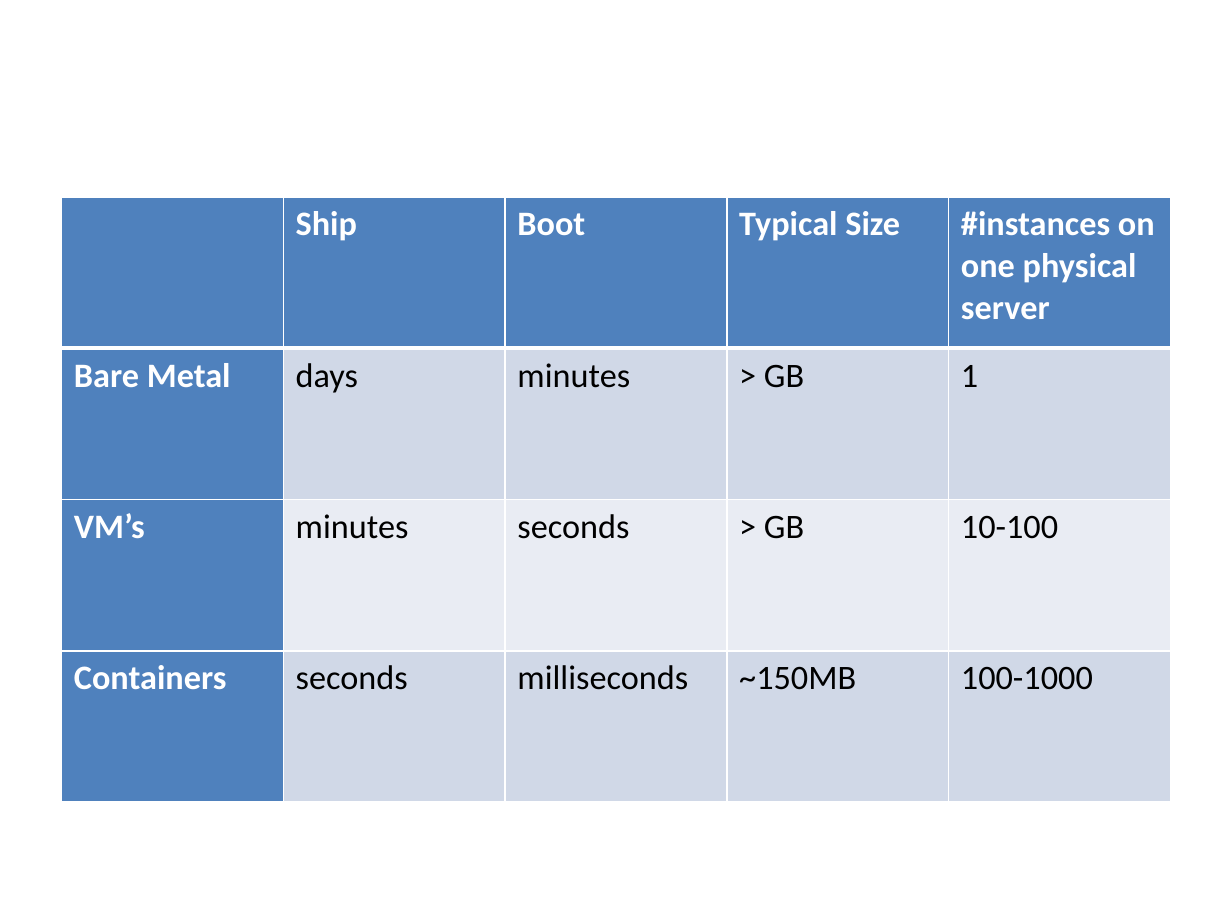
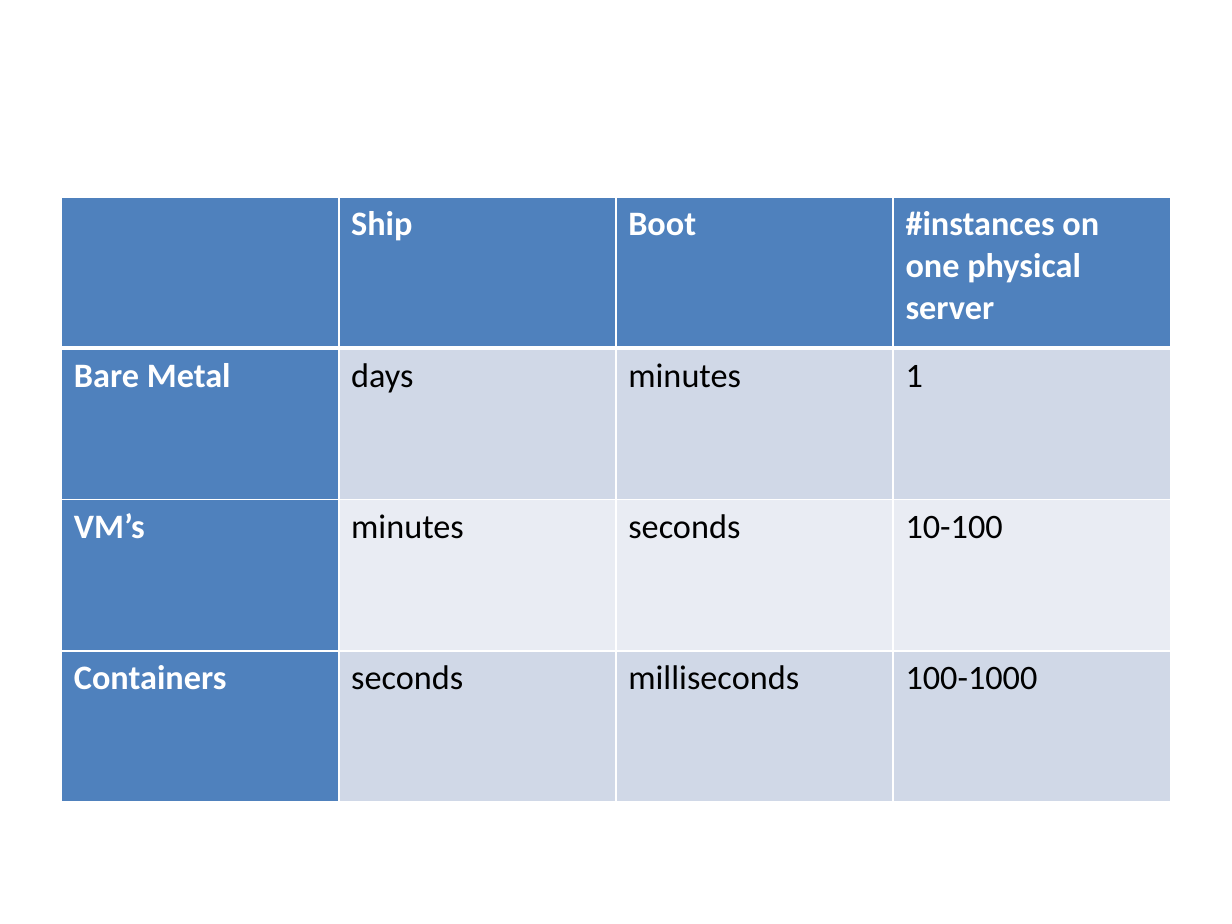
Before and after one commit to bjornno/dockerdemo, a slide deck: slide 11 of docker-techzone.pptx. Drawn at 1232x924 pixels with LibreOffice and Linux fonts; fonts in the diff are those of the drawing. Boxes give left, top, right and bottom in pixels: in the first picture for what was removed or moved away, otherwise in the second. Text is boxed around its words. In the diff, an @@ line names an element or a change of style, - is before the commit and + after.

```diff
--- a/docker-techzone.pptx
+++ b/docker-techzone.pptx
@@ table at (62,197,1170,802) @@
-column 4: Typical Size | > GB | > GB | ~150MB
```
Also in this commit, not shown: 3 other slides changed.
